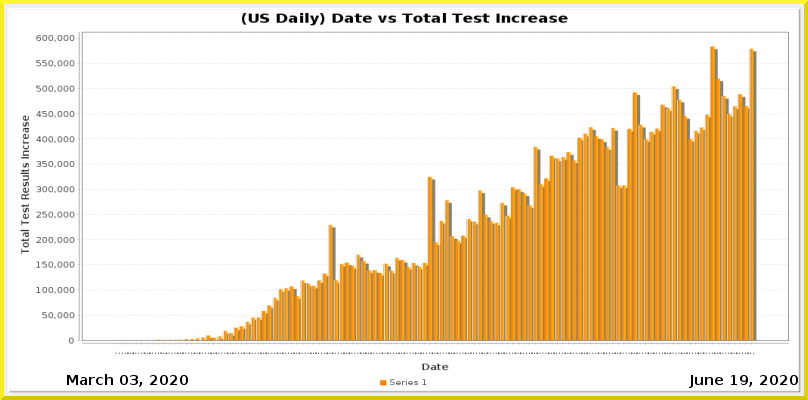
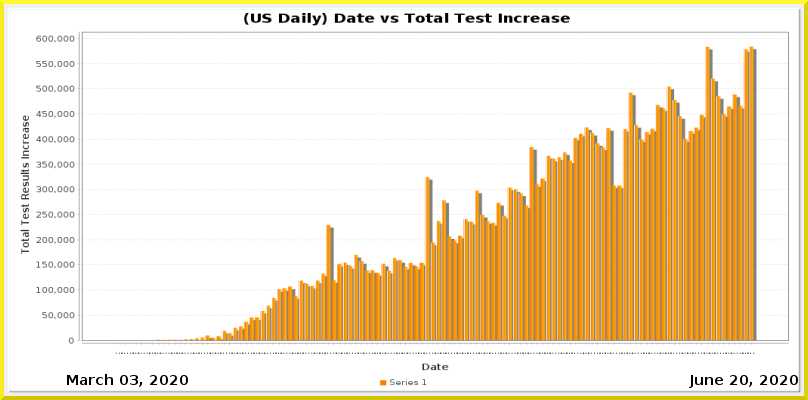
Two versions of the same layered image (808x400). Layer-by-layer changes:
painted on "Current Date" over [730,375,748,385]
painted on "Date_vs_TestIncrease.png" over [36,12,789,354]
